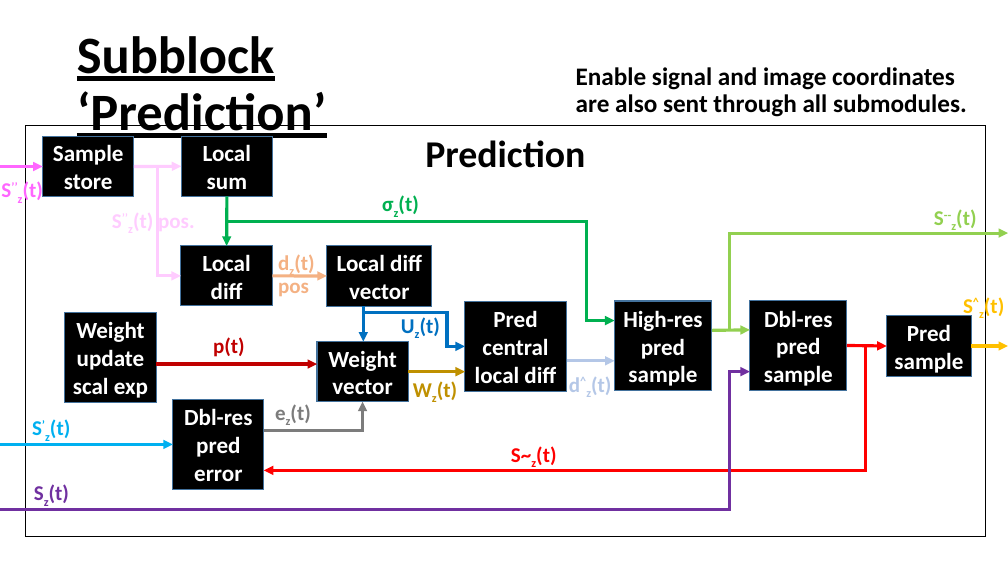
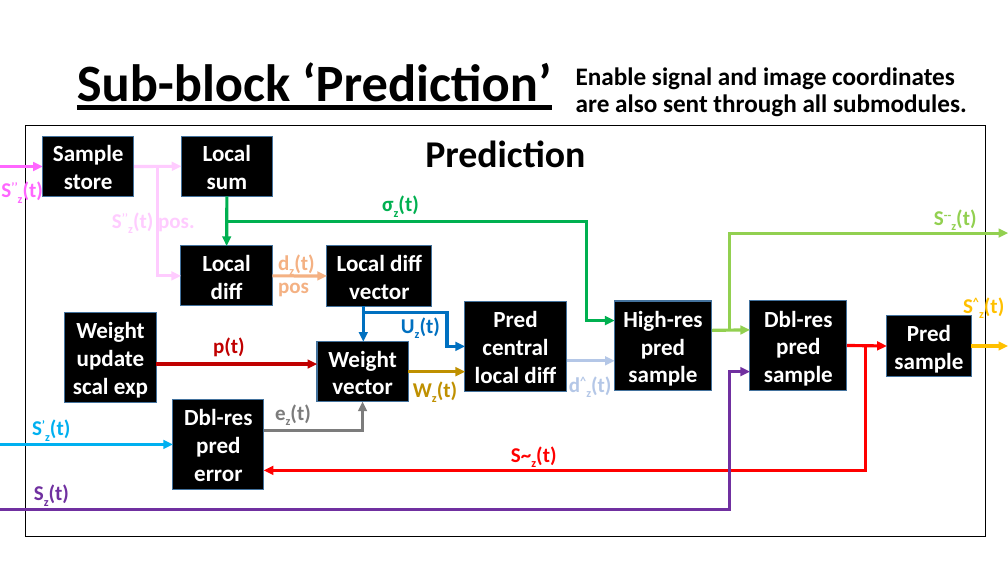
Before and after one commit to CristianG89/CCSDS123_Issue2, a slide deck: slide 6 of Block diagram.pptx (slide 5 before the commit). Drawn at 1008x567 pixels with LibreOffice and Linux fonts; fonts in the diff are those of the drawing. Boxes give left, top, right and bottom in pixels: in the first picture for what was removed or moved away, otherwise in the second. Text is boxed around its words. In the diff, an @@ line names an element or a change of style, - is before the commit and + after.

```diff
--- a/Block diagram.pptx
+++ b/Block diagram.pptx
@@ title at box(77, 62, 551, 110): text changed @@
-Subblock ‘Prediction’
+Sub-block ‘Prediction’
```
Also in this commit, not shown: 4 other slides changed, 1 slide added, 29 other files.
